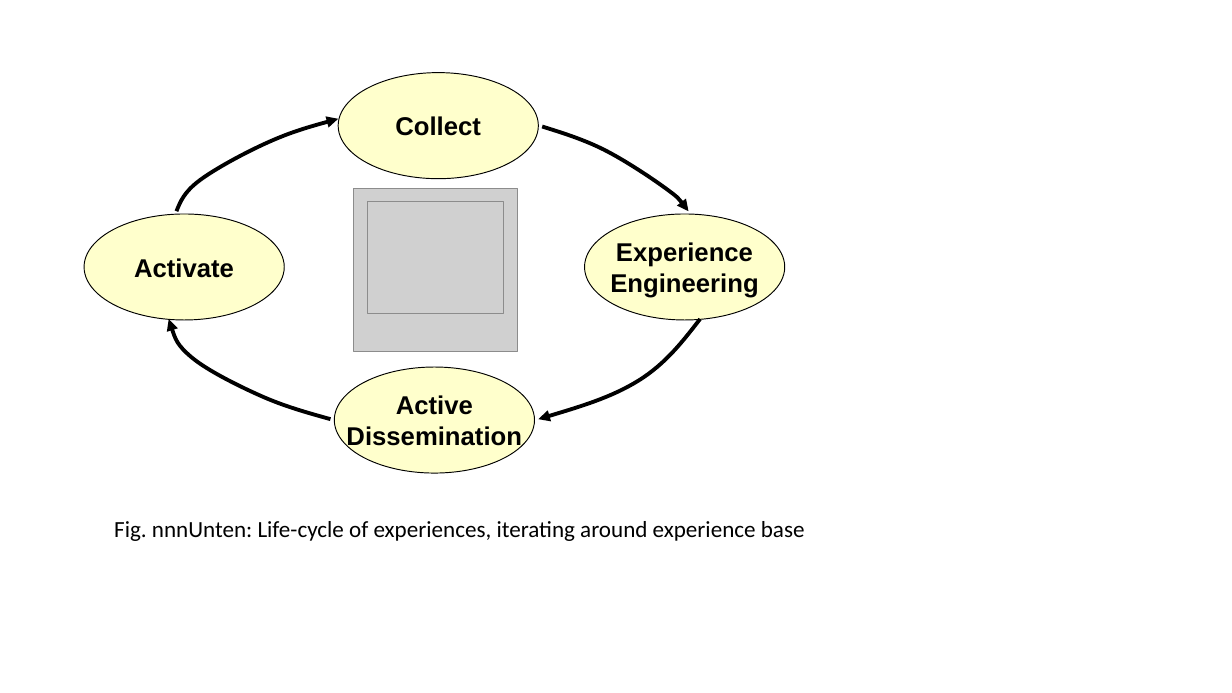
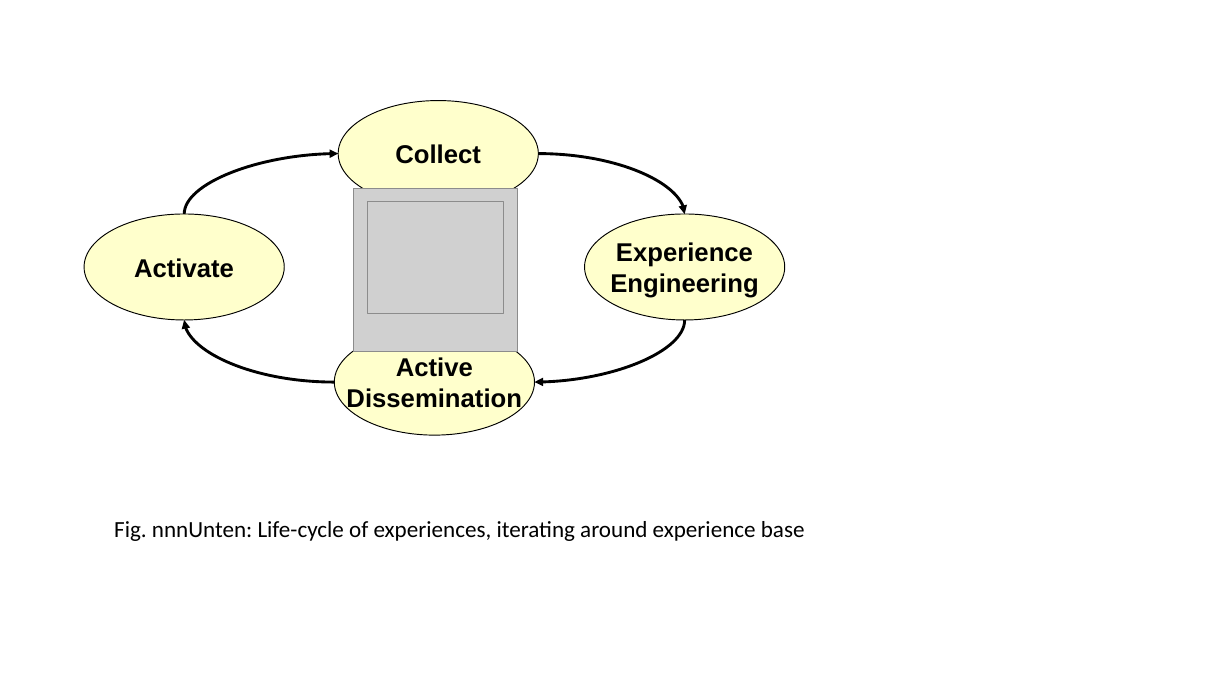
Before and after one commit to oerich/RE17-JIT-as-a-Knowledge-Management-Problem, a slide deck: slide 4 of figs/figs.pptx. Drawn at 1232x693 pixels with LibreOffice and Linux fonts; fonts in the diff are those of the drawing; grey boxes stand for pictures. Boxes give left, top, right and bottom in pixels: in the first picture for what was removed or moved away, otherwise in the second. Text is boxed around its words. In the diff, an @@ line names an element or a change of style, - is before the commit and + after.

```diff
--- a/figs/figs.pptx
+++ b/figs/figs.pptx
@@ freeform shape removed at (x1=177, y1=119, x2=338, y2=212) @@
@@ ellipse "Collect" moved from (x1=338, y1=73, x2=539, y2=179) to (x1=338, y1=101, x2=539, y2=207) @@
@@ freeform shape removed at (x1=543, y1=127, x2=689, y2=212) @@
@@ curved arrow added from (184, 214) to (338, 153), #000000 2.25 pt @@
@@ curved arrow added from (539, 153) to (685, 214), #000000 2.25 pt @@
@@ freeform shape removed at (x1=169, y1=319, x2=331, y2=419) @@
@@ curved arrow added from (335, 383) to (184, 320), #000000 2.25 pt @@
@@ ellipse "Active" moved from (x1=335, y1=367, x2=535, y2=473) to (x1=335, y1=329, x2=535, y2=435) @@
@@ curved arrow added from (685, 320) to (534, 383), #000000 2.25 pt @@
@@ freeform shape removed at (x1=539, y1=319, x2=701, y2=419) @@
```
Also in this commit, not shown: 1 other slide changed, 7 other files.
